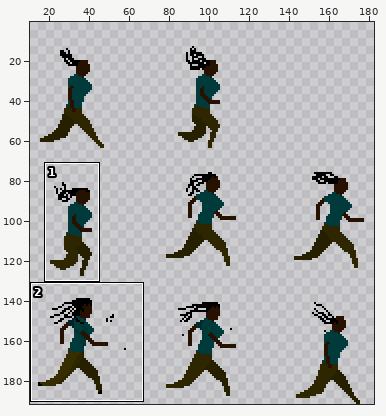
Sprite sheet, stored at gdx-game-android/assets/runninggwip.png. The picture above shows the old version from afar; the outline marks the close-up.
Close-up. Before the commit:
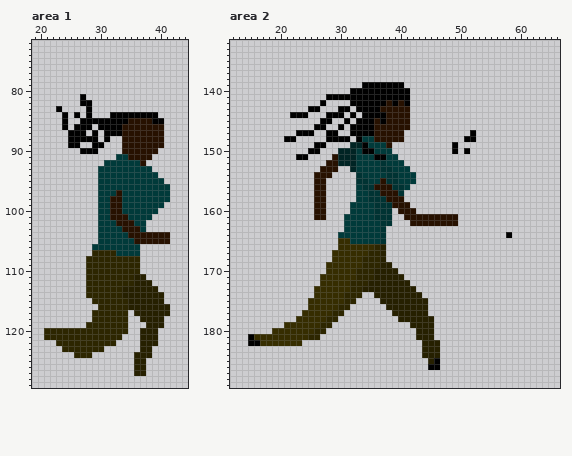
The file is 192x192 pixels. Colours within 5 levels of each other are drawn and written as one. Shown: area 1: x 19..44, y 72..129; area 2: x 12..66, y 132..189. The wide view leaves out empty margins. The commit also changed other parts of the picture, which this record leaves out.
The same view after the edit:
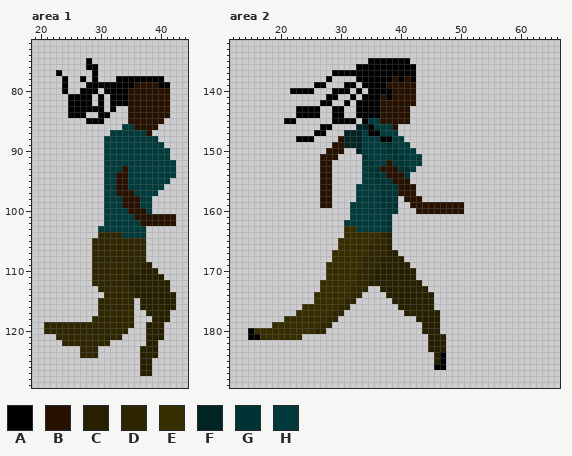
Palette (. is transparent): A #000000  B #271100  C #262000  D #2d2600  E #362d00  F #002424  G #003333  H #003a3a
Difference:
Area 1:
y 75: x 28 . -> A
y 76: x 28..29 .. -> AA
y 77: x 23 . -> A; x 29 . -> A
y 78: x 24 . -> A; x 27 . -> A; x 29 . -> A; x 33..40 ........ -> AAAAAAAA
y 79: x 24 . -> A; x 28..41 .............. -> AAAAAAAABBBBAA
y 80: x 24 . -> A; x 27..29 ... -> AAA; x 31..41 ........... -> AAAABBBBBBB
y 81: x 25..26 .. -> AA; x 28 . -> A; x 30 . -> A; x 32..41 .......... -> AAABBBBBBB
y 82: x 25..26 .. -> AA; x 30 . -> A; x 32..41 .......... -> AAABBBBBBB
y 83: x 23 A -> .; x 25..27 ... -> AAA; x 29..30 .. -> AA; x 32 . -> A; x 35..41 ....... -> BBBBBBB
y 84: x 24..25 A. -> .A; x 27..28 .A -> A.; x 30..41 ..AAAAAAAA.. -> AA...BBBBBBB
y 85: x 24 A -> .; x 27 A -> .; x 31..34 AAAA -> ....; x 39..40 AA -> BB
y 86: x 24 A -> .; x 26..28 AAA -> ...; x 30..35 AAAABB -> ....HH; x 40 B -> .
y 87: x 25..27 AAA -> ...; x 29 A -> .; x 31..37 AAABBBB -> .HHHHHH; x 39..40 BB -> ..
y 88: x 25..29 AAAAA -> .....; x 31..40 A..BBBBBBB -> HHHHHHHHH.
y 89: x 25..26 AA -> ..; x 29..40 AA...BBBBBBB -> ..HHHHHHHHHH
y 90: x 27..29 AAA -> ...; x 31..41 ...BBBBBB.. -> HHHHHHHHHHH
y 91: x 31..32 .. -> HH; x 35..41 BBBB... -> HHHHHHH
y 92: x 37..42 B..... -> HHHHHH
y 93: x 30 H -> .; x 34 H -> B; x 39..42 .... -> HHHH
y 94: x 30 H -> .; x 33..34 HH -> BB; x 40..42 ... -> HHH
y 95: x 30 H -> .; x 33..34 HH -> BB; x 41 . -> H
y 96: x 30 H -> .; x 33..34 HH -> BB; x 41 H -> .
y 97: x 30 H -> .; x 34..35 HH -> BB; x 40..41 HH -> ..
y 98: x 30 H -> .; x 32..36 BBHHH -> HHBBB; x 39..41 HHH -> ...
y 99: x 30 H -> .; x 32..36 BBHHH -> HHBBB; x 39..40 HH -> ..
y 100: x 30 H -> .; x 32..33 BB -> HH; x 35..37 HHH -> BBB; x 39 H -> .
y 101: x 30 H -> .; x 32..34 BBB -> HHH; x 36..42 HHH.... -> BBBBBBB
y 102: x 30 H -> .; x 33..35 BBB -> HHH; x 37..42 H..... -> BBBBBB
y 103: x 34..36 BBB -> HHH
y 104: x 30..33 HHHH -> DDDD; x 35..41 BBBBBBB -> HHH....
y 105: x 29..41 .HHHHHHBBBBBB -> DDDDDDDDD....
y 106: x 29..37 HHHHHHHH. -> DDDDDDDDD
y 107: x 33..37 HHHH. -> DDDDD
y 108: x 28 D -> .; x 37 . -> D
y 109: x 28 D -> .; x 37..38 .. -> CC
y 110: x 28 D -> .; x 37..39 ... -> CCC
y 111: x 28 D -> .; x 35 D -> C; x 38..40 ... -> CCC
y 112: x 28 D -> .; x 35 D -> C; x 39..41 ... -> CCC
y 113: x 28..29 DD -> ..; x 34..35 CC -> DD; x 40..41 .. -> CC
y 114: x 28..30 DDD -> ...; x 34..35 CC -> DD; x 41..42 .. -> CC
y 115: x 29 D -> .; x 35..36 CC -> D.; x 41..42 .. -> CC
y 116: x 35..36 CC -> D.; x 42 . -> C
y 117: x 29 D -> .; x 35..37 .CC -> D..
y 118: x 35 . -> D; x 37..38 CC -> ..; x 41 . -> C
y 119: x 21..27 ....... -> DDDDDDD; x 35 . -> D
y 120: x 37 C -> .; x 40 . -> C
y 121: x 21..22 DD -> ..; x 37 C -> .; x 40 . -> C
y 122: x 23 D -> .; x 32 D -> .; x 37 C -> .
y 123: x 24..26 DDD -> ...; x 30 D -> .; x 39 . -> C
y 124: x 26 D -> .; x 29 . -> D; x 36 C -> .; x 39 . -> C
y 125..127: x 36 C -> .; x 38 . -> C
Area 2:
y 135: x 35..41 ....... -> AAAAAAA
y 136: x 33..42 .......... -> AAAAAAAAAA
y 137: x 29..42 .............. -> AAAAAAAAAAAAAA
y 138: x 28 . -> A; x 33..42 .......... -> AAAAAABABA
y 139: x 26..27 .. -> AA; x 31..32 .. -> AA; x 38..42 AAA.. -> BBBBB
y 140: x 22..25 .... -> AAAA; x 29..32 ...A -> AAA.; x 34 A -> .; x 39..42 AAA. -> BBBB
y 141: x 30..31 AA -> ..; x 33 A -> .; x 37 A -> B; x 39..42 AAA. -> BBBB
y 142: x 28 . -> A; x 31..32 .A -> A.; x 37 A -> B; x 39 A -> B; x 41..42 A. -> BB
y 143: x 23..24 .. -> AA; x 29 . -> A; x 31 A -> .
y 144: x 22 A -> .; x 25..26 .. -> AA; x 28 A -> .; x 32..33 A. -> .A; x 37 A -> B
y 145: x 21..22 .. -> AA; x 27..30 AA.. -> ..AA; x 32..33 .A -> A.; x 35..37 ABA -> HHB
y 146: x 26 A -> .; x 28 . -> A; x 30 A -> .; x 32..34 AAA -> .FF; x 36..38 BBB -> HHH; x 40..41 BB -> ..
y 147: x 23..29 AAA..AA -> ...AA..; x 31..34 .AAA -> FFFH; x 36..40 BBBBB -> AHHH.; x 52 A -> .
y 148: x 21..25 AA... -> ..AAA; x 28..33 AAAA.A -> ..BFFF; x 36..40 BBBBB -> HAAHH; x 51..52 AA -> ..
y 149: x 26..27 AA -> ..; x 29..31 ... -> BBF; x 34 A -> H; x 38..41 B... -> GHHH; x 49 A -> .
y 150: x 25..26 AA -> ..; x 28..35 ..FFFHAA -> BBB..FHH; x 38..42 H.... -> GGHHH; x 49 A -> .; x 51 A -> .
y 151: x 23..24 AA -> ..; x 27..28 .. -> BB; x 30..34 FFFHH -> ....G; x 36..37 AA -> HH; x 39..43 H.... -> GGHHH
y 152: x 27 . -> B; x 29..35 BFFFHHH -> .....GG; x 37..43 GHHH... -> HBGGHHH
y 153: x 29 B -> .; x 32..33 FH -> ..; x 35..42 HHGGHHH. -> GGBBBGGH
y 154: x 26 B -> .; x 33 G -> .; x 36..42 HHGGHHH -> GGBBBG.
y 155: x 26 B -> .; x 28 . -> B; x 33..34 GG -> .H; x 36..37 HB -> GG; x 39..42 GHHH -> BBB.
y 156: x 26 B -> .; x 28 . -> B; x 34..38 GGBBB -> HHHGG; x 40..42 GH. -> BBB
y 157: x 26 B -> .; x 28 . -> B; x 35..42 GGBBBG.. -> HHGGGBBB
y 158: x 26 B -> .; x 28 . -> B; x 35..36 GG -> HH; x 38..43 BBB... -> GG.BBB
y 159: x 26 B -> .; x 28 . -> B; x 36 G -> H; x 39..50 BBB......... -> G..BBBBBBBBB
y 160: x 26..27 BB -> ..; x 36..37 GG -> HH; x 39..50 .BBB........ -> G...BBBBBBBB
y 161: x 26..27 BB -> ..; x 31 H -> .; x 36..37 GG -> HH; x 41..49 BBBBBBBBB -> .........
y 162: x 37 G -> H; x 42..49 BBBBBBBB -> ........
y 163: x 31..32 HH -> EE; x 37..38 G. -> HG
y 164: x 30..38 HHHHHHHG. -> .EEEEEEDC; x 58 A -> .
y 165: x 32..38 HHHHHG. -> EEEEDDC
y 166: x 35 E -> D; x 37..38 C. -> DC
y 167: x 37..39 C.. -> DCC
y 168: x 38..40 ... -> CCC
y 169: x 39..41 ... -> CCC
y 170: x 40..42 ... -> CCC
y 171: x 27 E -> .; x 41..42 .. -> CC
y 172: x 32 D -> E; x 42..43 .. -> CC
y 173: x 26 E -> .; x 34..36 CCC -> D..; x 43..44 .. -> CC
y 174: x 31 D -> E; x 36..37 CC -> ..; x 44..45 .. -> CC
y 175: x 25 E -> .; x 37..38 CC -> ..; x 45 . -> C
y 176: x 24 . -> E; x 38..39 CC -> ..; x 45 . -> C
y 177: x 23 . -> E; x 39..40 CC -> ..; x 45..46 .. -> CC
y 178: x 21..22 .. -> EE; x 40..42 CCC -> ...; x 46 . -> C
y 179: x 19..20 .. -> EE; x 42..43 CC -> ..; x 46 . -> C
y 180: x 15..18 .... -> AEEE; x 43 C -> .; x 46 . -> C
y 181: x 16 E -> A; x 24..26 EDD -> ...; x 43..44 CC -> ..; x 46..47 .. -> CC
y 182: x 15..23 AAEEEEEEE -> .........; x 44 C -> .; x 47 . -> C
y 183: x 44 C -> .; x 47 . -> C
y 184: x 44..45 CC -> ..; x 47 . -> A
y 185: x 45..47 CA. -> .CA
y 186: x 45 A -> .; x 47 . -> A
Pixel boxes of the changes (left, top, right, bottom) in both close-ups:
changed: (44, 58, 176, 376)
changed: (248, 58, 476, 370)
erased: (506, 232, 512, 238)
